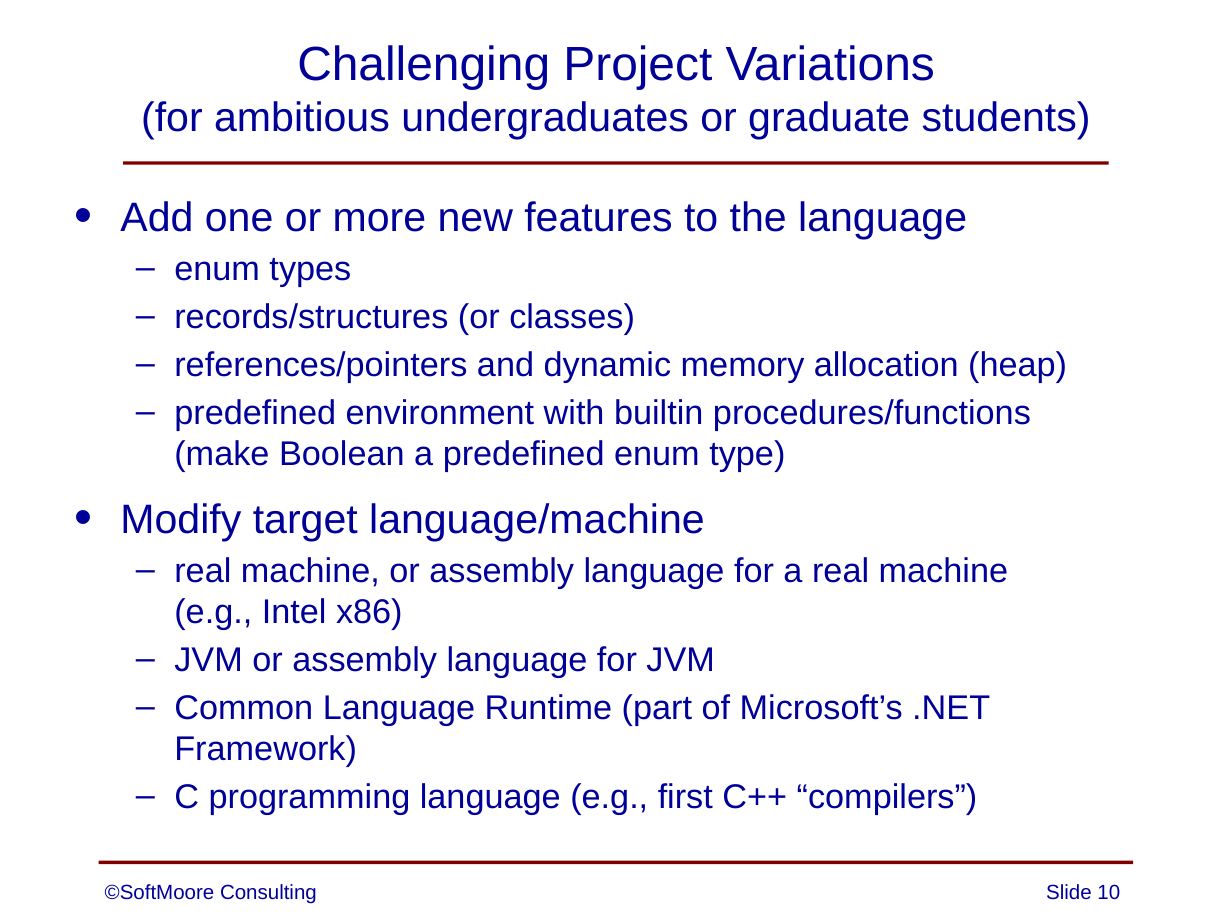
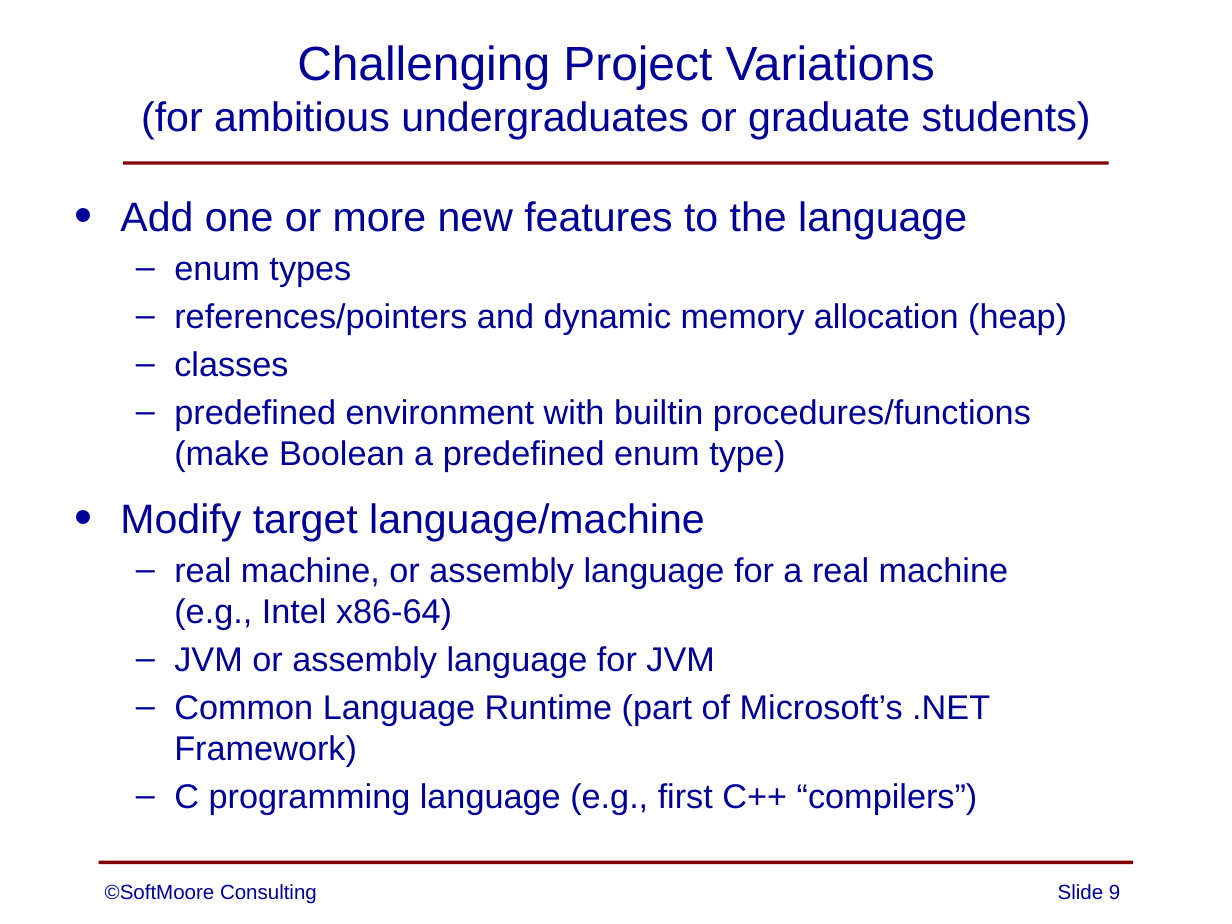
Before and after one commit to SoftMoore/CPRL-Kt, a slide deck: slide 9 of PowerPoint/00 - Teaching Compiler Design.pptx (slide 10 before the commit). Drawn at 1232x924 pixels with LibreOffice and Linux fonts; fonts in the diff are those of the drawing. Boxes give left, top, right and bottom in pixels: in the first picture for what was removed or moved away, otherwise in the second. Text is boxed around its words. In the diff, an @@ line names an element or a change of style, - is before the commit and + after.

Commit message:
several minor changes to slides and class TestSource

```diff
--- a/PowerPoint/00 - Teaching Compiler Design.pptx
+++ b/PowerPoint/00 - Teaching Compiler Design.pptx
@@ text at (x1=174, y1=303, x2=635, y2=334): paragraph removed @@
-  – records/structures (or classes)
@@ text at (x1=174, y1=351, x2=288, y2=377): paragraph added @@
+  – classes
@@ text at (x1=174, y1=557, x2=1008, y2=630): text changed @@
-  – real machine, or assembly language for a real machine
-    (e.g., Intel x86)
+  – real machine, or assembly language for a real machine
+    (e.g., Intel x86-64)
@@ page number at (x1=1058, y1=884, x2=1120, y2=900): text changed @@
-Slide 10
+Slide 9
```
Also in this commit, not shown: 9 other slides changed, 1 slide removed, 3 other files.
